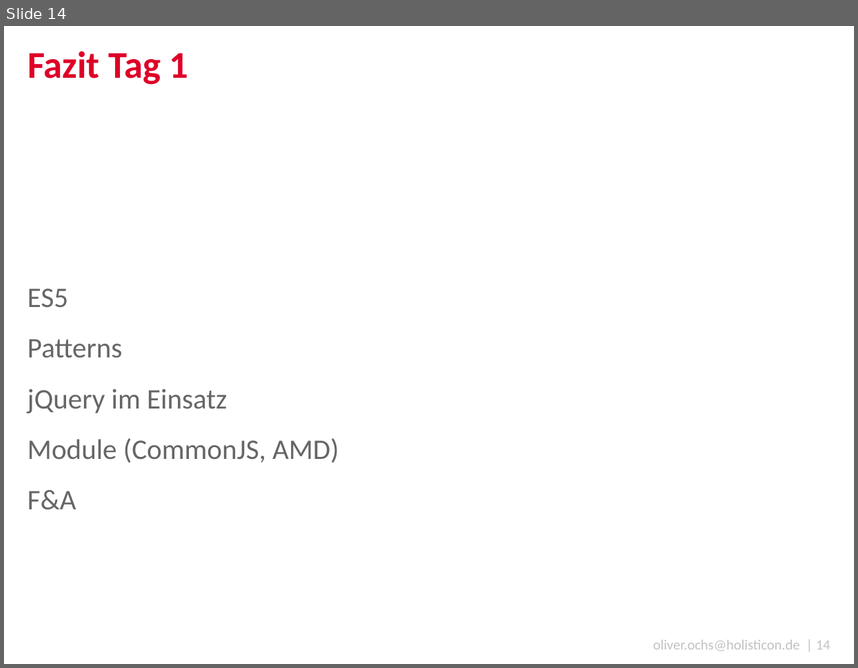
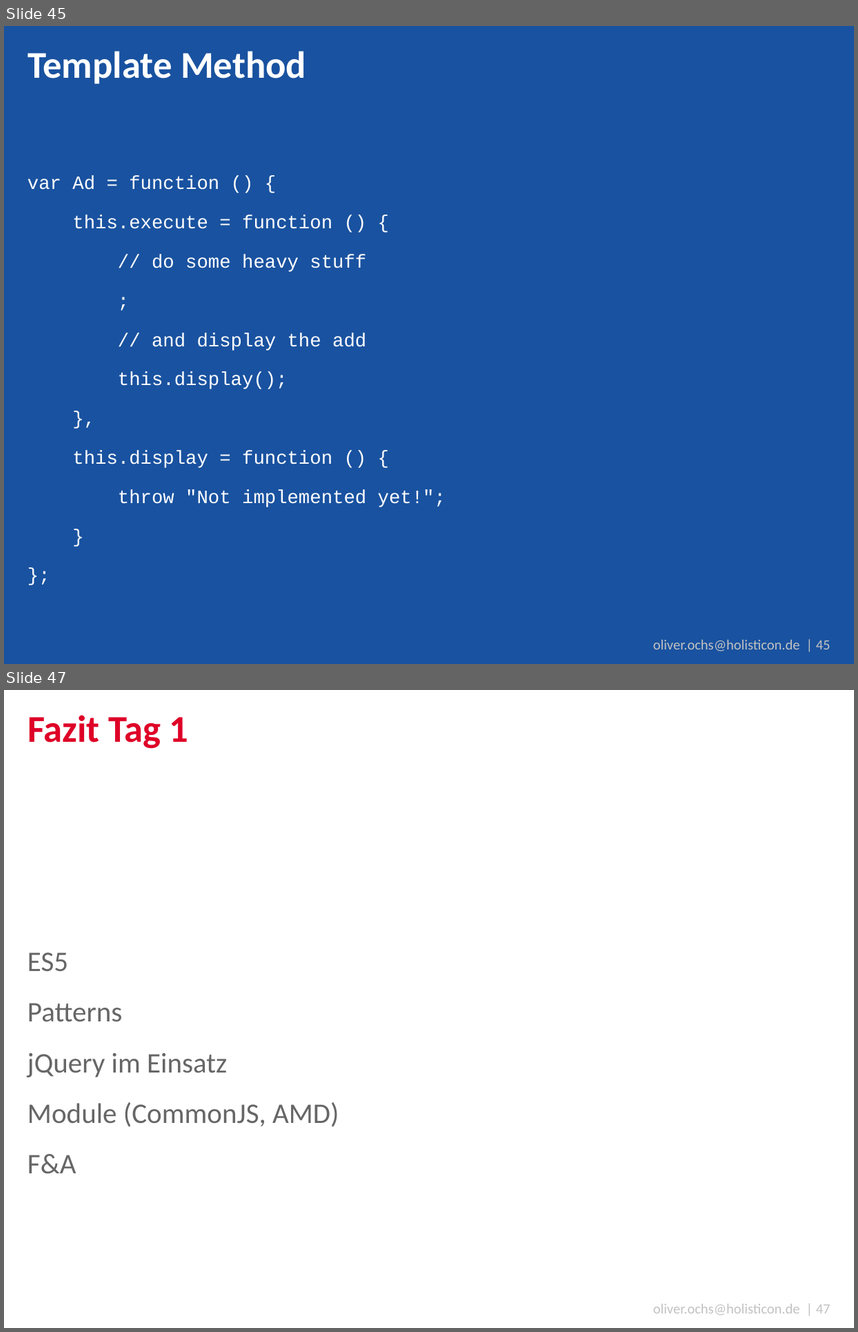
Before and after one commit to simonox/js-workshop, a slide deck: Tag 2.pptx. Shown one above the other, each under a label of ours: slide 14 before the commit, slides 45 and 47 after it; the slides between them are not shown. The pictures are 858x668 and 858x1332 pixels, drawn with LibreOffice and Linux fonts; fonts in the diff are those of the drawing; background and template pictures are left out. Boxes give left, top, right and bottom in pixels: in the first picture for what was removed or moved away, otherwise in the second. Text is boxed around its words. In the diff, an @@ line names an element or a change of style, - is before the commit and + after.

```diff
--- a/Tag 2.pptx
+++ b/Tag 2.pptx
@@ slide 45 added at bbox=[4, 26, 854, 664], background #1952A0; not listed: 1 template element that a slide beside it also shows @@
@@ title added at bbox=[27, 51, 306, 84], 32 pt, text #FFFFFF, bold @@
+Template Method
@@ text added at bbox=[27, 176, 446, 507], 16 pt, text #FFFFFF @@
+var Ad = function () {
+this.execute = function () {
+// do some heavy stuff
+;
+// and display the add
+this.display();
+},
+this.display = function () {
+throw "Not implemented yet!";
+}
+};
@@ what was slide 14 is now slide 47 @@
@@ text at bbox=[653, 1303, 831, 1314]: text changed @@
-oliver.ochs@holisticon.de | 14
+oliver.ochs@holisticon.de | 47
```
Also in this commit, not shown: 32 other slides added.
